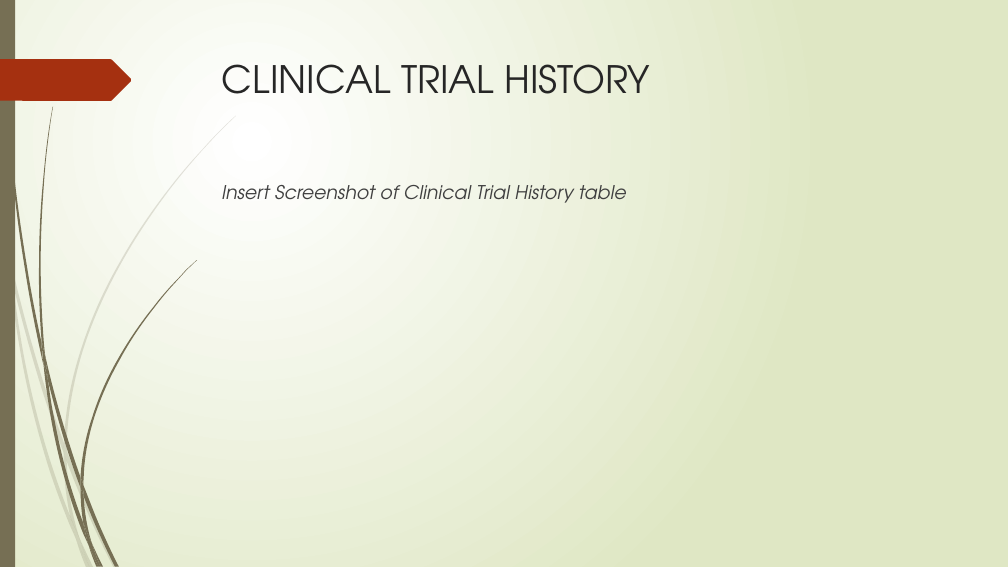
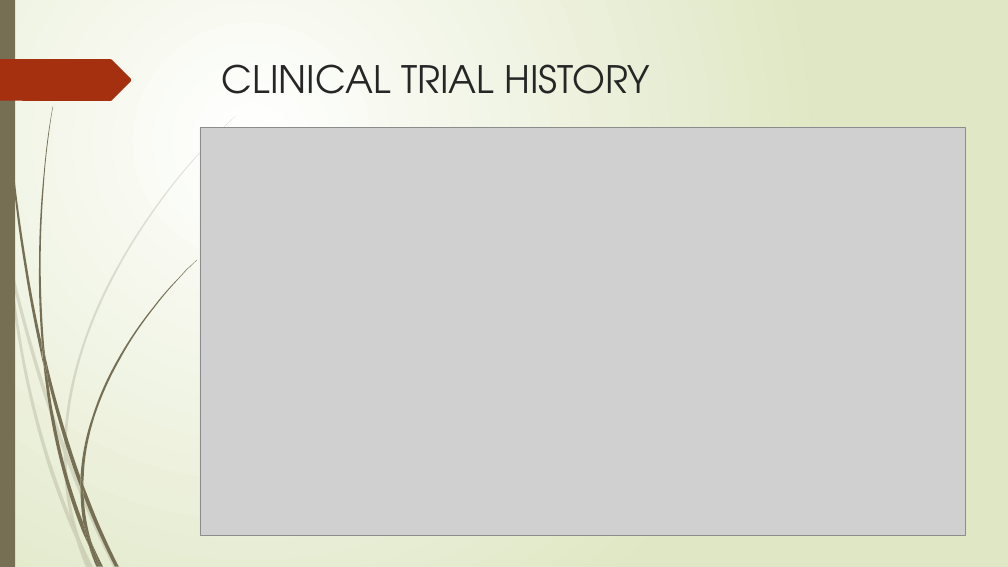
Before and after one commit to popoosl/clinical_trial_recommendation, a slide deck: slide 6 of pre.pptx. Drawn at 1008x567 pixels with LibreOffice and Linux fonts; fonts in the diff are those of the drawing; grey boxes stand for pictures. Boxes give left, top, right and bottom in pixels: in the first picture for what was removed or moved away, otherwise in the second. Text is boxed around its words. In the diff, an @@ line names an element or a change of style, - is before the commit and + after.

```diff
--- a/pre.pptx
+++ b/pre.pptx
@@ picture added at box(200, 127, 966, 535) @@
@@ text removed at box(222, 185, 627, 203) @@
-Insert Screenshot of Clinical Trial History table
```
Also in this commit, not shown: 2 other slides changed, 1 other file.
